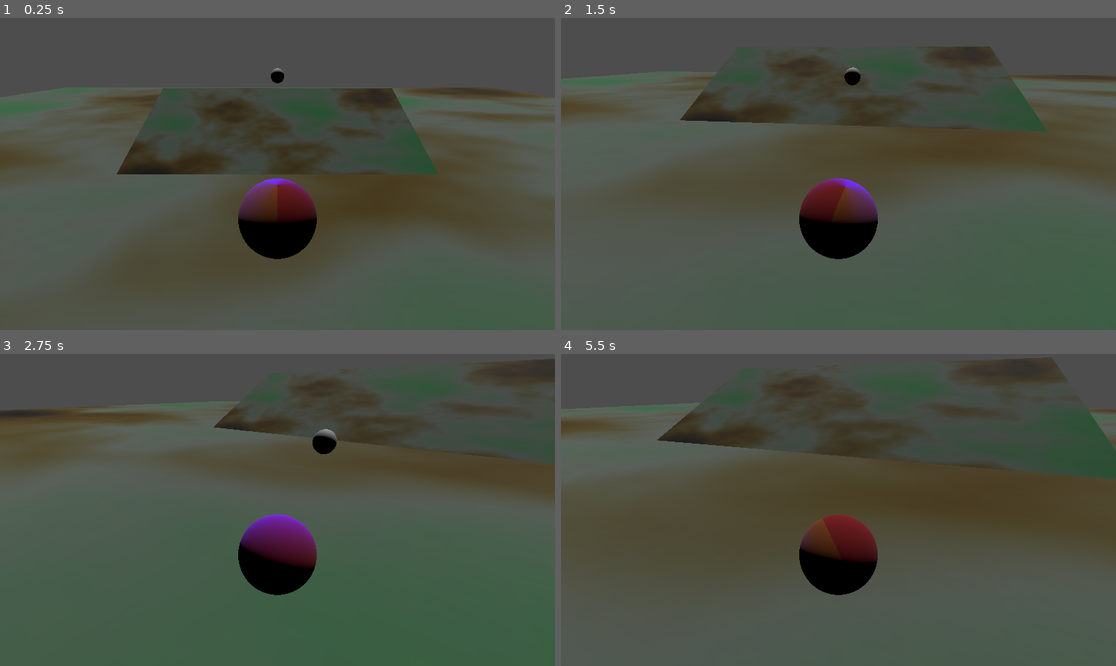
Above: before the commit, frames 1-4 (two rows, left to right).
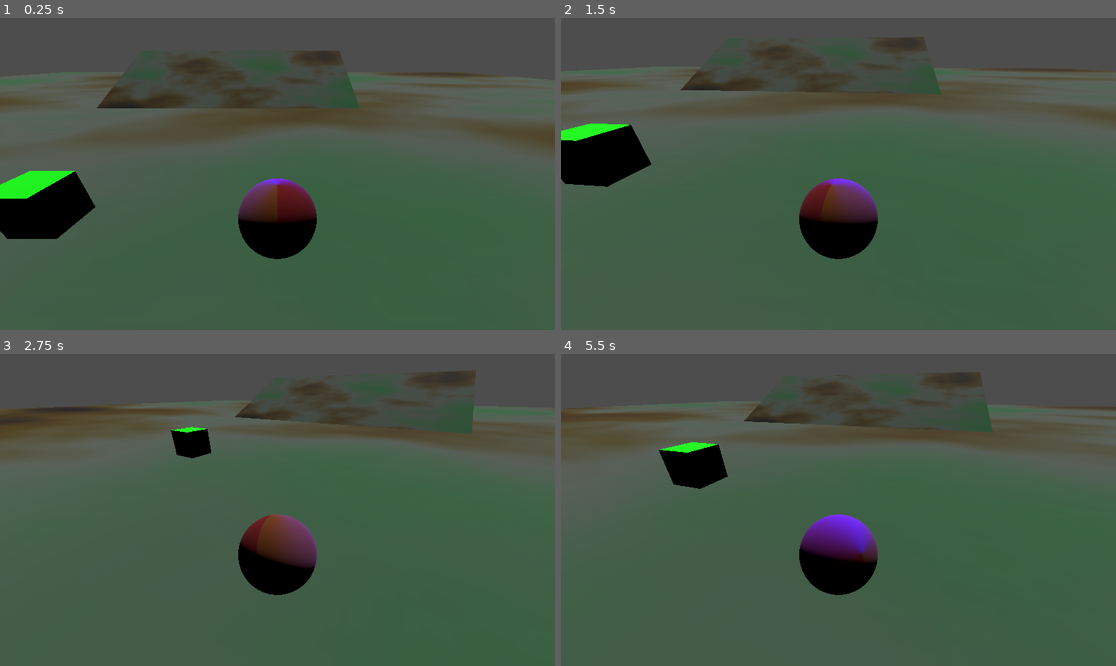
Above: after the commit, the same moments.

Repository: Acamaeda/Roll-Your-Dreams
Game: Godot game, scene res://Testlevel.tscn
The game is run twice, just before and just after one commit, with the same random seed, the same clock (stepped at 60 frames per second) and the same inputs. Before the commit the project starts from res://node_3d.tscn.
Inputs:
- Up to frame 1 (0.25 s): no input
- Up to frame 2 (1.5 s): hold D (Right1) 0.53-1.28 s; tap K (Down2) at 0.6 s; hold S (Down1) from 1.28 s (still down); tap J (Left2) at 1.35 s
- Up to frame 3 (2.75 s): release S (Down1) at 2.03 s; hold D (Right1) from 2.03 s (still down); tap L (Right2) at 2.1 s
- Up to frame 4 (5.5 s): release D (Right1) at 2.78 s; hold W (Up1) 2.78-3.53 s; tap one key every 0.75 s from 2.85 s: I (Up2) K (Down2) J (Left2) L (Right2); hold A (Left1) 3.53-5.03 s; hold S (Down1) from 5.03 s (still down)

The runs differ from the first frame. In frame 1, 21% of the frame differs, in the area x 0-100%, y 10-76%; in frame 2, 18%; in frame 3, 12%; in frame 4, 26%, in the area x 0-100%, y 1-72%.

Commit message:
Reorganized player, start on rollupable

Diff:
--- a/Gameplay/Player/Player.tscn
+++ b/Engine/Gameplay/Player/PlayerBall.tscn
@@ -1,7 +1,6 @@
-[gd_scene load_steps=12 format=3 uid="uid://ddvlg8t52ji41"]
+[gd_scene load_steps=11 format=3 uid="uid://d37a1hkqxg1aw"]
 
-[ext_resource type="Script" uid="uid://bt6nakmxinsvh" path="res://Gameplay/Player/player.gd" id="1_1rerk"]
-[ext_resource type="Script" uid="uid://drq8xkxw2ds7h" path="res://Gameplay/Player/ball.gd" id="2_wonpf"]
+[ext_resource type="Script" uid="uid://drq8xkxw2ds7h" path="res://Engine/Gameplay/Player/ball.gd" id="1_gvvae"]
 
 [sub_resource type="PhysicsMaterial" id="PhysicsMaterial_wonpf"]
 bounce = 0.5
@@ -34,27 +33,24 @@
 
 [sub_resource type="SphereShape3D" id="SphereShape3D_wonpf"]
 
-[node name="Player" type="Node3D"]
-script = ExtResource("1_1rerk")
+[node name="Ball" type="RigidBody3D"]
+mass = 100.0
+physics_material_override = SubResource("PhysicsMaterial_wonpf")
+script = ExtResource("1_gvvae")
+
+[node name="CollisionShape3D" type="CollisionShape3D" parent="."]
+shape = SubResource("SphereShape3D_0jfm5")
+debug_color = Color(3.946722e-06, 0.58577627, 0.7770228, 0.41960785)
+
+[node name="MeshInstance3D" type="MeshInstance3D" parent="."]
+mesh = SubResource("SphereMesh_1rerk")
+skeleton = NodePath("../..")
+
+[node name="Groundcast" type="ShapeCast3D" parent="."]
+shape = SubResource("SphereShape3D_wonpf")
 
 [node name="Nonrolling" type="Node3D" parent="."]
 
 [node name="Camera3D" type="Camera3D" parent="Nonrolling"]
 transform = Transform3D(1, 0, 0, 0, 0.8660254, 0.49999997, 0, -0.5, 0.8660253, 0, 1.8, 2)
 current = true
-
-[node name="Ball" type="RigidBody3D" parent="."]
-mass = 100.0
-physics_material_override = SubResource("PhysicsMaterial_wonpf")
-script = ExtResource("2_wonpf")
-
-[node name="CollisionShape3D" type="CollisionShape3D" parent="Ball"]
-shape = SubResource("SphereShape3D_0jfm5")
-debug_color = Color(3.946722e-06, 0.58577627, 0.7770228, 0.41960785)
-
-[node name="MeshInstance3D" type="MeshInstance3D" parent="Ball"]
-mesh = SubResource("SphereMesh_1rerk")
-skeleton = NodePath("../..")
-
-[node name="Groundcast" type="ShapeCast3D" parent="Ball"]
-shape = SubResource("SphereShape3D_wonpf")
--- /dev/null
+++ b/Engine/Gameplay/Player/PlayerOld.tscn
@@ -0,0 +1,10 @@
+[gd_scene load_steps=3 format=3 uid="uid://ddvlg8t52ji41"]
+
+[ext_resource type="Script" uid="uid://bt6nakmxinsvh" path="res://Engine/Gameplay/Player/player.gd" id="1_1rerk"]
+[ext_resource type="PackedScene" uid="uid://d37a1hkqxg1aw" path="res://Engine/Gameplay/Player/PlayerBall.tscn" id="2_5324u"]
+
+[node name="Player" type="Node3D" node_paths=PackedStringArray("player_body")]
+script = ExtResource("1_1rerk")
+player_body = NodePath("")
+
+[node name="Ball" parent="." instance=ExtResource("2_5324u")]
--- a/Gameplay/Player/ball.gd
+++ b/Engine/Gameplay/Player/ball.gd
@@ -1,7 +1,6 @@
 extends RigidBody3D
 
-var player
-var nonrolling
+var nonrolling : Node3D
 var rolling_force = 30
 var horizontal_mult = 0.5
 var turn_speed = 0.8
@@ -15,10 +14,15 @@
 var turn = 0.0
 var last_vel = Vector3.ZERO
 var stored_delta = 0.0167
+var camera_angle = 0
+
+var emergency_pos
+
 # Called when the node enters the scene tree for the first time.
 func _ready() -> void:
-	player = get_parent();
-	nonrolling = get_node("../Nonrolling")
+	nonrolling = get_node("Nonrolling")
+	nonrolling.top_level = true
+	emergency_pos = position
 	pass # Replace with function body.
 
 
@@ -27,6 +31,7 @@
 	stored_delta = delta
 
 func _integrate_forces(state: PhysicsDirectBodyState3D):
+
 	inputs_advanced();
 	var inputs = Vector2(vertical, horizontal * horizontal_mult)
 	inputs = inputs.rotated(-1 * nonrolling.rotation.y)
@@ -36,9 +41,11 @@
 		total_force *= 2
 	state.angular_velocity.x += total_force*inputs.x*stored_delta
 	state.angular_velocity.z += total_force*inputs.y*stored_delta
-	nonrolling.rotation.y += turn*turn_speed*stored_delta;
+	camera_angle += turn*turn_speed*stored_delta;
+	nonrolling.position = position
+	nonrolling.rotation.y = camera_angle
 
-	if position.y < (warp_height * player.size):
+	if position.y < (-10):
 		emergency_warp(state)
 	nonrolling.position = position
 	slow_down(stored_delta, state)
@@ -62,7 +69,7 @@
 	vertical = (leftSide.y + rightSide.y)/2;
 
 func emergency_warp(state: PhysicsDirectBodyState3D):
-	position = Vector3.ZERO
+	position = emergency_pos
 	state.linear_velocity = Vector3.ZERO
 	state.angular_velocity = Vector3.ZERO
 	last_vel = Vector3.ZERO
--- /dev/null
+++ b/Engine/Gameplay/Player/player.gd
@@ -0,0 +1,19 @@
+extends Node3D
+@export var player_body:PhysicsBody3D
+var nonrolling:Node3D
+
+@export var size: float = 1.0
+
+# Called when the node enters the scene tree for the first time.
+func _ready() -> void:
+	nonrolling = get_node("Nonrolling")
+
+	pass # Replace with function body.
+
+
+# Called every frame. 'delta' is the elapsed time since the previous frame.
+func _process(delta: float) -> void:
+	#player_body.scale = Vector3.ONE * size;
+	nonrolling.scale = Vector3.ONE * size;
+
+	pass
--- /dev/null
+++ b/Engine/Gameplay/Rollable/RollablePostMagic.tscn
@@ -0,0 +1,24 @@
+[gd_scene load_steps=5 format=3 uid="uid://b7rsw0wfluk7m"]
+
+[ext_resource type="Script" uid="uid://dx6eyklyhmrga" path="res://Engine/Gameplay/Rollable/Rollup.gd" id="1_fl164"]
+
+[sub_resource type="BoxShape3D" id="BoxShape3D_jqcvx"]
+
+[sub_resource type="BoxMesh" id="BoxMesh_fl164"]
+
+[sub_resource type="StandardMaterial3D" id="StandardMaterial3D_i1jod"]
+albedo_color = Color(0.003921569, 1, 0, 1)
+
+[node name="Rollable" type="RigidBody3D"]
+
+[node name="CollisionShape3D" type="CollisionShape3D" parent="."]
+transform = Transform3D(1, 0, 0, 0, 1, 0, 0, 0, 1, 0, 0.5, 0)
+shape = SubResource("BoxShape3D_jqcvx")
+
+[node name="MeshInstance3D" type="MeshInstance3D" parent="."]
+transform = Transform3D(1, 0, 0, 0, 1, 0, 0, 0, 1, 0, 0.5, 0)
+mesh = SubResource("BoxMesh_fl164")
+surface_material_override/0 = SubResource("StandardMaterial3D_i1jod")
+
+[node name="Node" type="Node" parent="."]
+script = ExtResource("1_fl164")
--- a/Gameplay/Player/player.gd
+++ b/Engine/Gameplay/Rollable/Rollup.gd
@@ -1,6 +1,5 @@
-extends Node3D
+extends Node
 
-@export var size: float = 1.0
 
 # Called when the node enters the scene tree for the first time.
 func _ready() -> void:
--- a/node_3d.tscn
+++ b/Testlevel.tscn
@@ -1,6 +1,7 @@
-[gd_scene load_steps=11 format=3 uid="uid://d4caxcliyyuir"]
+[gd_scene load_steps=9 format=3 uid="uid://d4caxcliyyuir"]
 
-[ext_resource type="PackedScene" uid="uid://ddvlg8t52ji41" path="res://Gameplay/Player/Player.tscn" id="1_a202f"]
+[ext_resource type="PackedScene" uid="uid://d37a1hkqxg1aw" path="res://Engine/Gameplay/Player/PlayerBall.tscn" id="2_7vbj4"]
+[ext_resource type="PackedScene" uid="uid://b7rsw0wfluk7m" path="res://Engine/Gameplay/Rollable/RollablePostMagic.tscn" id="2_vgkgg"]
 
 [sub_resource type="BoxShape3D" id="BoxShape3D_noarx"]
 size = Vector3(100, 1, 100)
@@ -22,13 +23,6 @@
 material = SubResource("StandardMaterial3D_r3fl7")
 size = Vector3(100, 1, 100)
 
-[sub_resource type="PhysicsMaterial" id="PhysicsMaterial_a202f"]
-bounce = 0.5
-
-[sub_resource type="SphereShape3D" id="SphereShape3D_a202f"]
-
-[sub_resource type="SphereMesh" id="SphereMesh_noarx"]
-
 [node name="Node3D" type="Node3D"]
 
 [node name="Terrain" type="StaticBody3D" parent="."]
@@ -48,20 +42,11 @@
 [node name="MeshInstance3D" type="MeshInstance3D" parent="Slope"]
 mesh = SubResource("BoxMesh_a0tk4")
 
-[node name="RigidBody3D" type="RigidBody3D" parent="Slope"]
-transform = Transform3D(4, 0, 0, 0, 4, 2.3841858e-07, 0, -2.3841858e-07, 4, 0, 12.244122, -42.277203)
-mass = 100.0
-physics_material_override = SubResource("PhysicsMaterial_a202f")
-
-[node name="CollisionShape3D" type="CollisionShape3D" parent="Slope/RigidBody3D"]
-shape = SubResource("SphereShape3D_a202f")
-debug_fill = false
-
-[node name="MeshInstance3D" type="MeshInstance3D" parent="Slope/RigidBody3D"]
-mesh = SubResource("SphereMesh_noarx")
-
 [node name="DirectionalLight3D" type="DirectionalLight3D" parent="."]
 transform = Transform3D(0.99997354, 0, -0.0072779586, 0.0060000415, -0.5659891, 0.8243909, -0.004119245, -0.8244127, -0.5659741, -12.963337, 14.23407, 3.0084782)
 
-[node name="Player" parent="." instance=ExtResource("1_a202f")]
-transform = Transform3D(1, 0, 0, 0, 1, 0, 0, 0, 1, 0, 5.31, 0)
+[node name="Rollable" parent="." instance=ExtResource("2_vgkgg")]
+transform = Transform3D(1, 0, 0, 0, 1, 0, 0, 0, 1, -1.1770205, 1, 3.5856767)
+
+[node name="Ball" parent="." instance=ExtResource("2_7vbj4")]
+transform = Transform3D(1, 0, 0, 0, 1, 0, 0, 0, 1, 3.7577868, 2.3723147, 4.9743576)
Renamed: Gameplay/Player/ball.gd.uid -> Engine/Gameplay/Player/ball.gd.uid
Renamed: Gameplay/Player/player.gd.uid -> Engine/Gameplay/Player/player.gd.uid
Not shown, added: Engine/Gameplay/Rollable/Rollup.gd.uid
Not shown, added: Engine/Gameplay/Player/Player.tscn102181661430.tmp
Not shown, added: Engine/Gameplay/Player/Player.tscn622635962.tmp
